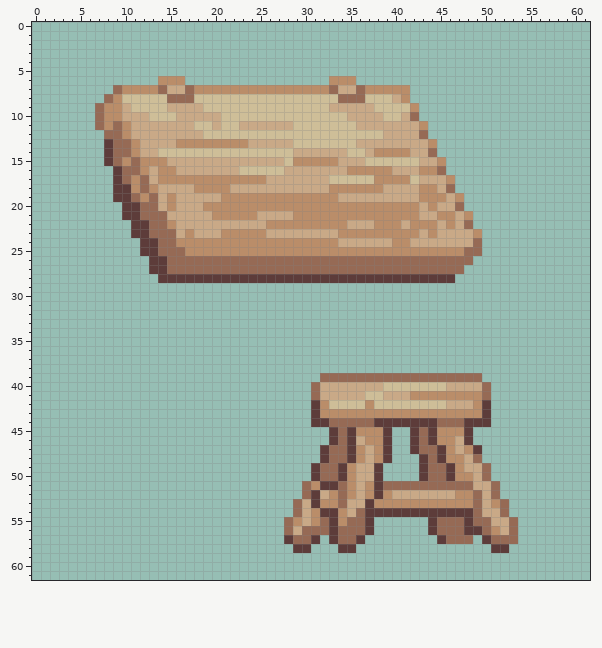
One commit to this pixel-art sprite: src/screens/tower/assets/mail-desk.png. The picture above was drawn from the file before the commit.
The file is 62x62 pixels.
After:
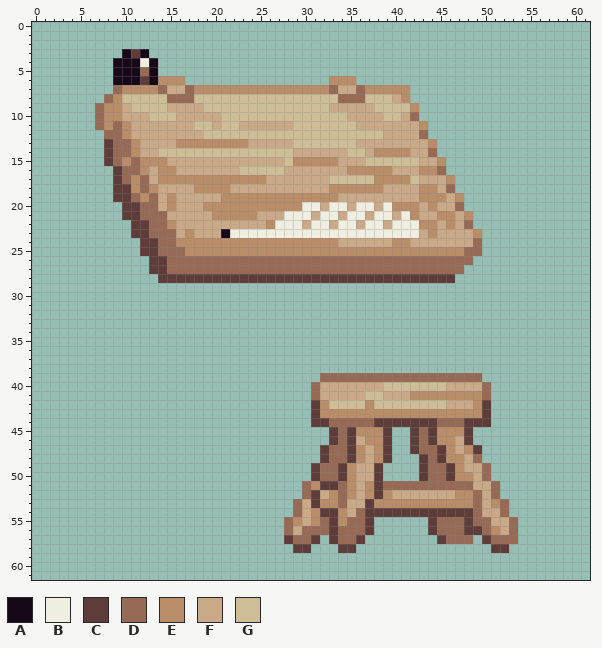
Palette (. is transparent): A #170817  B #efeee0  C #5d3c3a  D #966a55  E #ba8d69  F #c9a987  G #cebe98
What changed:
Colour A now appears in row 3 at x 10 and 12; in rows 4 to 6 at x 9 to 11 and 13.
The author changed colour E to colour A in row 23 at x 21.
Colour B now appears in row 4 at x 12.
The author changed colour E to colour B in row 20 at x 30 to 31, 33 to 34, 36 to 37 and 39; in row 21 at x 29 to 30, 32 to 33, 35 to 36, 38 to 39 and 41; in row 22 at x 27 to 29, 31 to 32, 34, 38, 40 and 42; in row 23 at x 22 to 25 and 34 to 42.
The author changed colour F to colour B in row 21 at x 28; in row 22 at x 35, 37 and 41; in row 23 at x 26 to 33.
Colour C now appears in row 3 at x 11; in row 6 at x 12.
Colour D now appears in row 5 at x 12.
The author changed colour E to colour F in row 20 at x 32, 35 and 38; in row 21 at x 31, 34, 37 and 40; in row 22 at x 30, 33 and 39.
